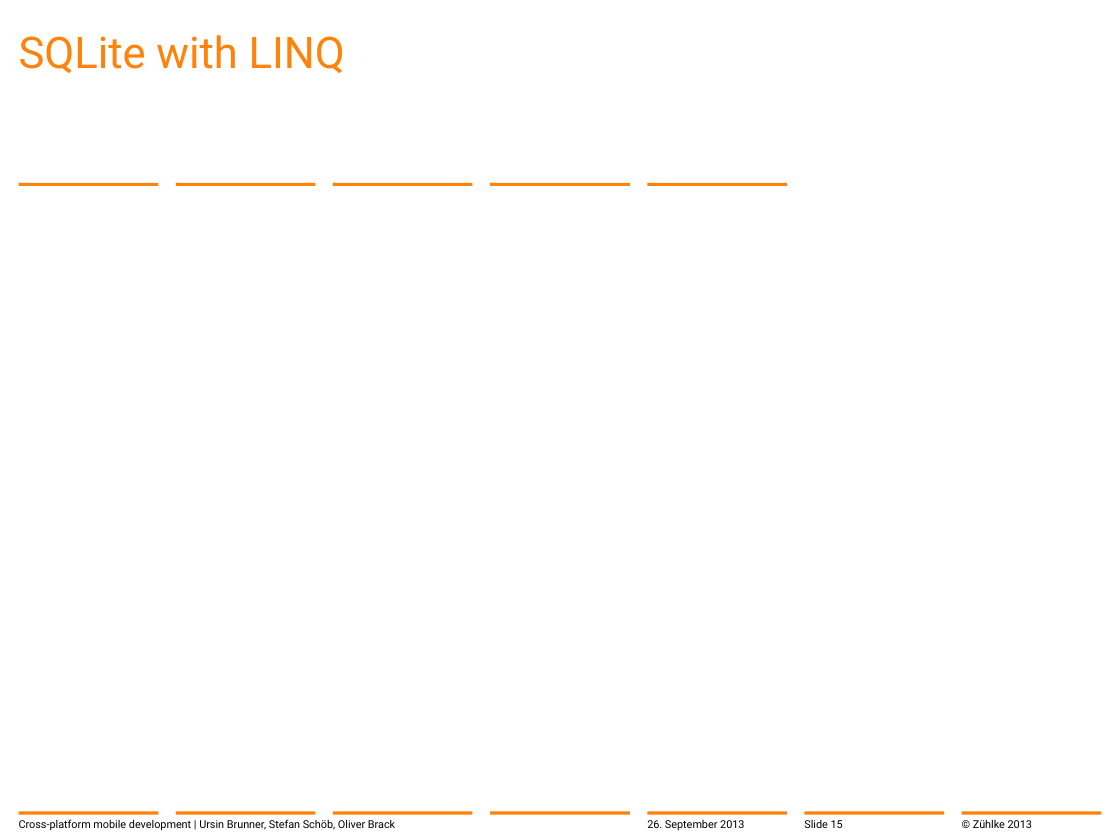
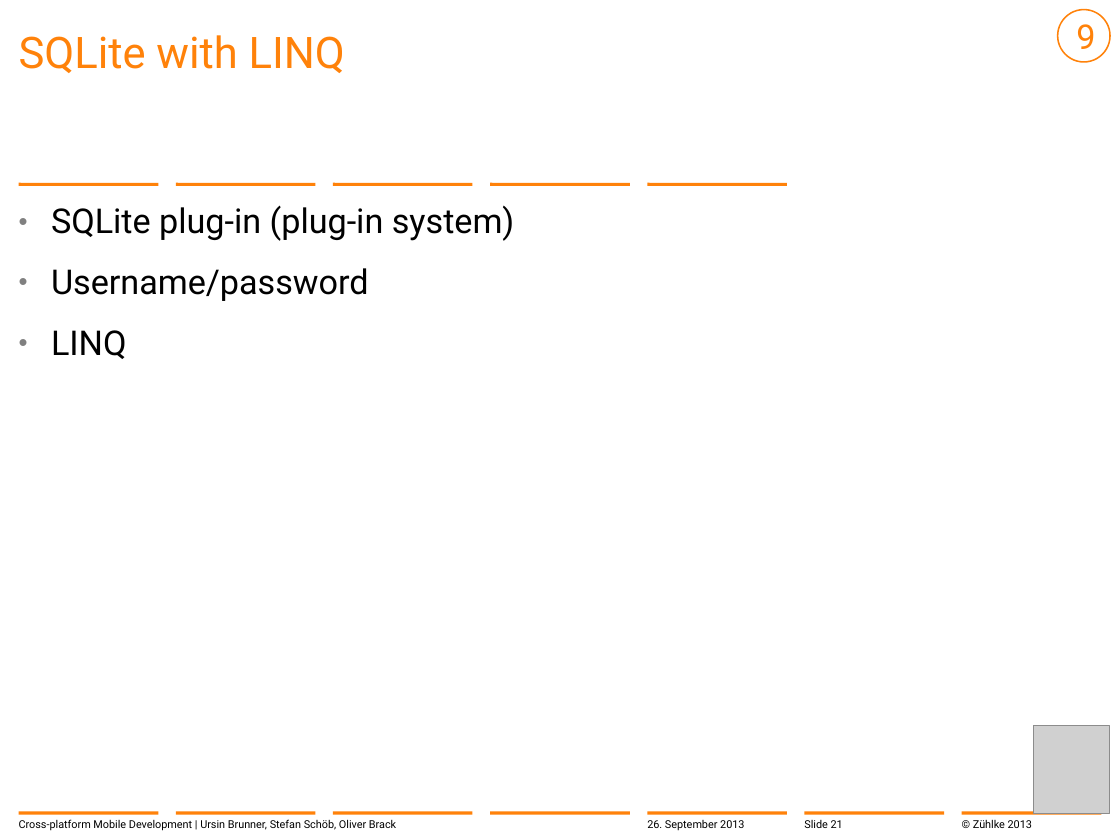
Before and after one commit to brunnurs/zxm, a slide deck: slide 21 of docs/13-09-26 Cross-platform mobile development with C#.pptx (slide 15 before the commit). Drawn at 1120x840 pixels with LibreOffice and Linux fonts; fonts in the diff are those of the drawing; grey boxes stand for pictures; background and template pictures are left out. Boxes give left, top, right and bottom in pixels: in the first picture for what was removed or moved away, otherwise in the second. Text is boxed around its words. In the diff, an @@ line names an element or a change of style, - is before the commit and + after.

```diff
--- a/docs/13-09-26 Cross-platform mobile development with C#.pptx
+++ b/docs/13-09-26 Cross-platform mobile development with C#.pptx
@@ ellipse added at [1057,10,1110,63], outline #FF820A 1 pt, 22 pt, text #FF820A @@
+9
@@ text added at [51,205,515,359], 22 pt, text #000000 @@
+  • SQLite plug-in (plug-in system)
+  • Username/password
+  • LINQ
@@ picture added at [1034,726,1110,814] @@
@@ text at [19,819,396,831]: text changed @@
-Cross-platform mobile development | Ursin Brunner, Stefan Schöb, Oliver Brack
+Cross-platform Mobile Development | Ursin Brunner, Stefan Schöb, Oliver Brack
@@ page number at [804,820,843,828]: text changed @@
-Slide 15
+Slide 21
```
Also in this commit, not shown: 24 other slides changed, 1 slide added.
